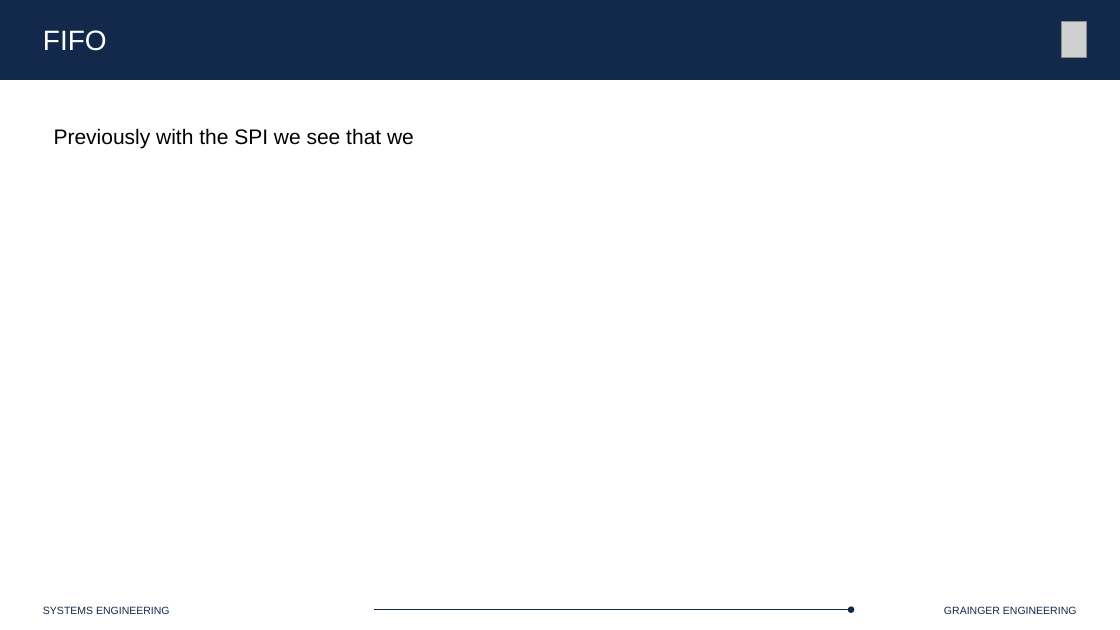
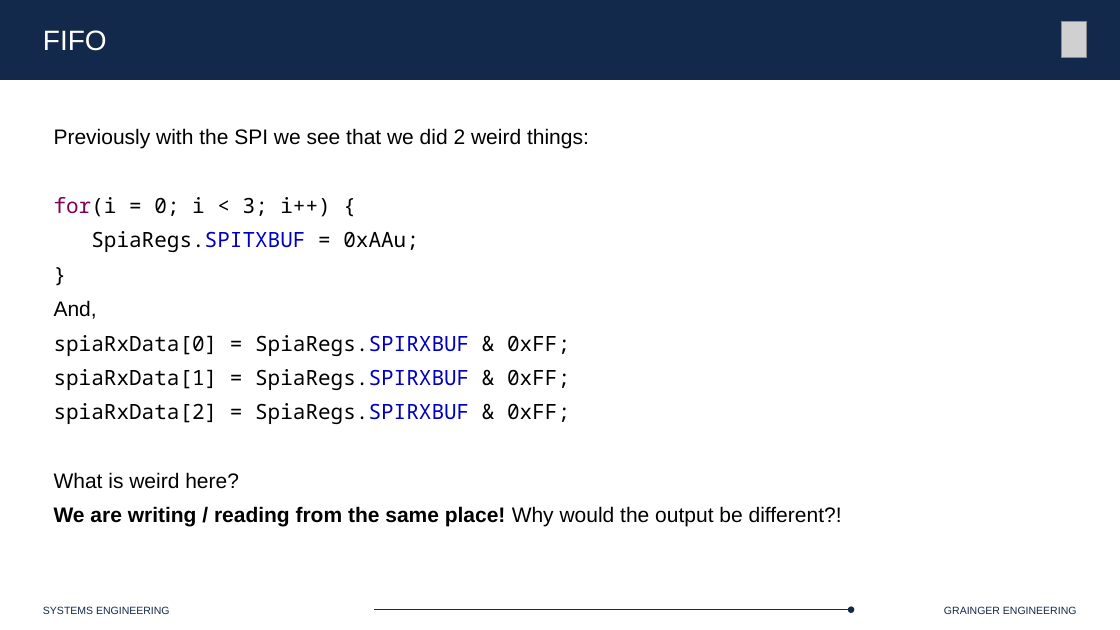
Before and after one commit to Marius-Juston/SE-423---Class-Material, a slide deck: slide 48 of Lectures/Slides/L6.pptx. Drawn at 1120x630 pixels with LibreOffice and Linux fonts; fonts in the diff are those of the drawing; grey boxes stand for pictures. Boxes give left, top, right and bottom in pixels: in the first picture for what was removed or moved away, otherwise in the second. Text is boxed around its words. In the diff, an @@ line names an element or a change of style, - is before the commit and + after.

```diff
--- a/Lectures/Slides/L6.pptx
+++ b/Lectures/Slides/L6.pptx
@@ text at bbox=[54, 128, 842, 527]: text changed; font Arial to Noto Sans Mono @@
-Previously with the SPI we see that we
+Previously with the SPI we see that we did 2 weird things:
+for(i = 0; i < 3; i++) {
+SpiaRegs.SPITXBUF = 0xAAu;
+}
+And,
+spiaRxData[0] = SpiaRegs.SPIRXBUF & 0xFF;
+spiaRxData[1] = SpiaRegs.SPIRXBUF & 0xFF;
+spiaRxData[2] = SpiaRegs.SPIRXBUF & 0xFF;
+What is weird here?
+We are writing / reading from the same place! Why would the output be different?!
```
Also in this commit, not shown: 2 slides added.
